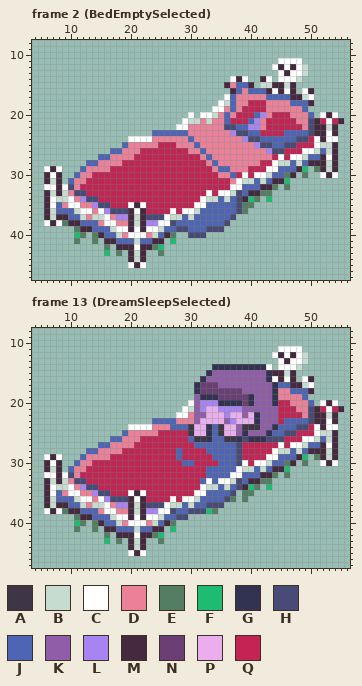
File history of a pixel-art file, Assets/Art/Avatar/S_INT_Bed_Nightmare.aseprite. The picture above is the old version.
64x64 pixels, 32 frames. Shown: frame 2 (BedEmptySelected): x 4..56, y 8..47; frame 13 (DreamSleepSelected): x 4..56, y 8..47. The commit also changed other frames, which this record leaves out.
Visible layers, top first: "Layer 2", "Layer 1", "Avatar", "Flattened".
Palette (. is transparent): A #3e3546  B #c7dcd0  C #ffffff  D #ed8099  E #547e64  F #1ebc73  G #323353  H #484a77  J #4d65b4  K #905ea9  L #a884f3  M #45293f  N #6b3e75  P #eaaded  Q #c32454
Pixels before, frame 2 (BedEmptySelected), first column x 6:
11 .......................................CCCC.......
12 ......................................CMCMCB......
13 .......................................CMCCB......
14 ...............................CMC..MC.CCCB.......
15 ..............................MDJJM.BBMMBM........
16 ...............................MJDJJJMCMCM.CM.....
17 ..............................CJDDDDDJJJJMMBC.....
18 .............................CBJDDQQQDDDDJJJM.....
19 ............................CCDJDQQQQDDDDDDJ......
20 ........................C.CCBDJDQQQJLDQQQDDDJ.CMC.
21 .......................CBBDBDDJQQQJLDQQQQQDDHMQCQM
22 ......................CCDDDDDDHHJJLLDQQQQQQDHMMBM.
23 ..................JJJJJJDDDDDDDLHHJJQQQQJJJJHMMCM.
24 ..............CCCCDDDDDDJDDDDDDDDLHHJJJJJJHHQCMCC.
25 .............JDDDDDQQQDDDJDDDDDDDDDLHHJJHHQQQCBBM.
26 ...........JJDDDQQQQQQQQDDJDDDDDDDDDDLHHQQQCCBJBM.
27 .........JJDDDDQQQQQQQQQQQDJDDDDDDDDDDQCQCCBJJMCM.
28 .......JJDDDDQQQQQQQQQQQQQQDJDDDDDDDQQCBBJBJMMMBM.
29 CMC...JDDDDQQQQQQQQQQQQQQQQQDJJDDDQQQCCJJJMF.EMBM.
30 MCM..JDDQQQQQQQQQQQQQQQQQQQQQDDJQCQCCBJJEM.E..CMC.
31 MBM.JDDQQQQQQQQQQQQQQQQQQQQQQQQDCBBJBJMMF.........
32 CCMCHDQQQQQQQQQQQQQQQQQQQQQQQQQCCJJJMME.E.........
33 MBMBDHHQQQQQQQQQQQQQQQQQQQQCQCCBHJMMEE............
34 MCBBCDLHHQQQQQQQQQQQQQQQQQCBBJBJHMFE.F............
35 MCJDCCDDLHHQQQCMCQQQQQQQQCCJJJJJHEE...............
36 MBJJJBCCDCLHHHMCMQQQQCQCCBJJJJJJHE................
37 MBMMJJBDBBCDLLMBMHHHCBBJBJJJJJJH..................
38 CMCEMMJJJDCCDDMBMLLCCHJJJJJJJJH...................
39 .....EMMJJJBCCMCMCCBJJHHJJJHHH....................
40 .....FE.EMJJBDCCCDBJME..HHH.......................
41 .....E..E.MMJJJBJJMM.F............................
42 ..........E.MMMCMMEF..............................
43 ..........F.E.MBM..E..............................
44 ..............MBM.................................
45 ..............CMC.................................
Pixels before, frame 13 (DreamSleepSelected), first column x 6:
11 .......................................CCCC.......
12 ......................................CMCMCB......
13 .......................................CMCCB......
14 ............................GGGGGGGGGC.CCCB.......
15 ...........................GKKKKKKKKKGMMBM........
16 ..........................GKKKKKKKKKKGCMCM.CM.....
17 .........................GNNNKKKKKKKKKGJJMMBC.....
18 .........................GNNNNNNNKKKKKGDDJJJM.....
19 .........................KGGGNNNNNGKKKGDDDDJ......
20 ........................CKLLLGGGGNGKKKGQQDDDJ.CMC.
21 .......................CBKLPPLLLLKKKKKKQQQDDHMQCQM
22 ......................CCDKKPPPLPPKPGKKKQQQQDHMMBM.
23 ..................JJJJDDDKPPPPKLPPPGKKKQJJJJHMMCM.
24 ..............CCCCDDDJJJAPPGJAPPKAAAKKGJJJHHQCMCC.
25 .............JDDDDDQQQQQAPPGJAPPKGKKKGJJHHQQQCBBM.
26 ...........JJDDDQQQQQQQQJAAGJJAAGHGGGHHHQQQCCBJBM.
27 .........JJDDDDQQQQQQQQQQJJJJJJJHQQQQQQCQCCBJJMCM.
28 .......JJDDDDQQQQQQQQQJQQQQJJJJJHQQQQQCBBJBJMMMBM.
29 CMC...JDDDDQQQQQQQQQQQJQQQQQJJJJHQQQQCCJJJMF.EMBM.
30 MCM..JDDQQQQQQQQQQQQQQQJJQQQQJJJHCQCCBJJEM.E..CMC.
31 MBM.JDDQQQQQQQQQQQQQQQQQQQQJJJJJCBBJBJMMF.........
32 CCMCHDQQQQQQQQQQQQQQQQQQQQQJJJJCCJJJMME.E.........
33 MBMBDHHQQQQQQQQQQQQQQQQQQQJCJCCBHJMMEE............
34 MCBBCDLHHQQQQQQQQQQQQQQQQQCBBJBJHMFE.F............
35 MCJDCCDDLHHQQQCMCQQQQQQQQCCJJJJH.EE...............
36 MBJJJBCCDCLHHHMCMQQQQCQCCBJJJJHE.E................
37 MBMMJJBDBBCDLLMBMHHHCBBJBJJHHH....................
38 CMCEMMJJJDCCDDMBMLLCCHJJHHHFE.....................
39 .....EMMJJJBCCMCMCCBJJHH..........................
40 .....FE.EMJJBDCCCDBJME............................
41 .....E..E.MMJJJBJJMM.F............................
42 ..........E.MMMCMMEF..............................
43 ..........F.E.MBM..E..............................
44 ..............MBM.................................
45 ..............CMC.................................
And afterwards:
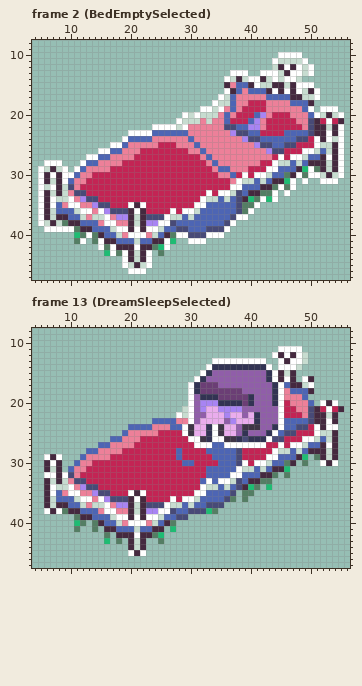
Author's note on the commit: BedsWithOutlines
Diff:
layer "Avatar" removed
layer "Layer 1" removed
Changed rows in their new state; - is an unchanged pixel.
Frame 2 (BedEmptySelected), layer "Flattened":
first column x 5:
10 ----------------------------------------CCCC-------
11 ---------------------------------------CBBBBC------
12 ---------------------------------------B-----C-----
13 --------------------------------CCC--CCCB----C-----
14 -------------------------------CB-BCC-BCB----------
15 ------------------------------------C------CCC-----
16 -------------------------------C-----------CB-C----
17 ------------------------------CB-------------BC----
18 -----------------------------CB--------------------
19 ---------------------------CCB---------------C-CCC-
20 ------------------------CBCBB-----------------CB-BC
21 -----------------------CB--------------------------
22 -------------------CCCCB--------------------------C
23 ---------------CCCC-------------------------------C
24 --------------CJJJJ------------------------------BC
25 ------------CC------------------------------------C
26 ----------CC--------------------------------------C
27 --------CC----------------------------------------C
28 -CCC---C------------------------------------------C
29 CB-BC-C--------------------------------------C----C
30 C---CC-------------------------------------C-CCB-BC
31 C---C-------------------------------------C-C--CCC-
32 CB--B-----------------------------------C-C--------
33 C--------------------------------------C-C---------
34 C------------------------------------C-C-----------
35 C-----------------------------------C--------------
36 C----------------------------------C---------------
37 C--------------------------------CC----------------
38 CB-B----------------------------C------------------
39 -CCCCC-------------------------C-------------------
40 --------C--------------CC---CCC--------------------
41 -------C--C----------C---CCC-----------------------
42 ----------C-C--------C-----------------------------
43 ------------C-C---C--------------------------------
44 --------------C---C--------------------------------
45 --------------CB-BC--------------------------------
46 ---------------CCC---------------------------------
Frame 13 (DreamSleepSelected), layer "Flattened":
first column x 20:
13 --------------CCCCCCCCC---
14 -------------C------------
15 ------------C-----------C-
16 -----------C--------------
17 ----------C--------------C
18 ----------C--------------C
19 ----------C--------------C
20 -------------------------C
21 ---------BC--------------C
22 ---------BC--------------C
23 ----------C--------------C
24 JJJJ-----C----C----------C
25 ---------C----C---------C-
26 ----------CC--CC-------C--
27 -----------CCC--CCCCCCC---
Where, in picture pixels (left, top, right, bottom), the same in both pictures:
changed: (38, 52, 344, 274)
changed: (182, 358, 284, 448)
changed: (128, 424, 152, 430)
